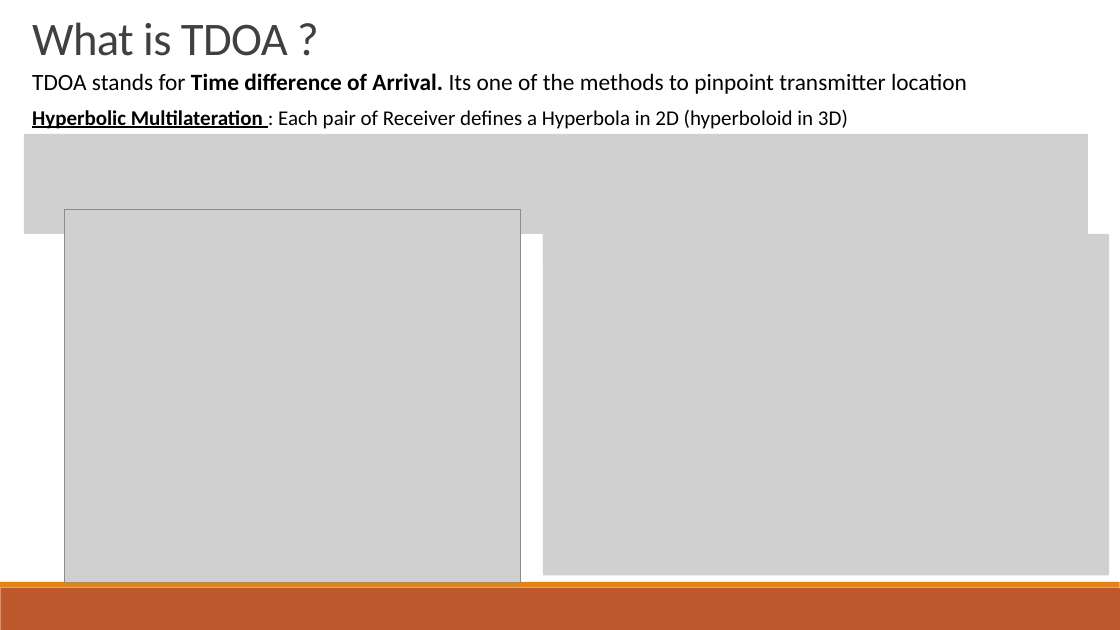
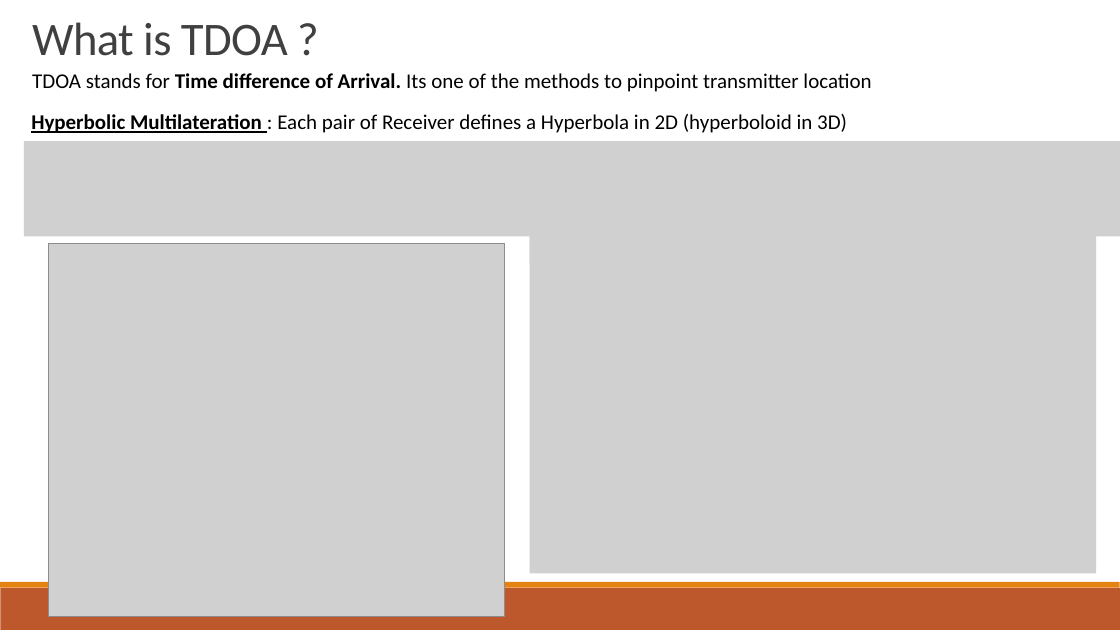
Before and after one commit to DivyanshDiplo/TDOA-analysis-BTP, a slide deck: slide 3 of Localization of Transmitter using TDOA analysis.pptx. Drawn at 1120x630 pixels with LibreOffice and Linux fonts; fonts in the diff are those of the drawing; grey boxes stand for pictures. Boxes give left, top, right and bottom in pixels: in the first picture for what was removed or moved away, otherwise in the second. Text is boxed around its words. In the diff, an @@ line names an element or a change of style, - is before the commit and + after.

```diff
--- a/Localization of Transmitter using TDOA analysis.pptx
+++ b/Localization of Transmitter using TDOA analysis.pptx
@@ text "TDOA stands for Time difference ..." at (x1=32, y1=73, x2=871, y2=92): size 20 to 18 pt @@
@@ text "Hyperbolic Multilateration : Each pair ..." moved from (x1=32, y1=110, x2=848, y2=129) to (x1=31, y1=114, x2=847, y2=133) @@
@@ picture resized from (x1=24, y1=134, x2=1088, y2=234) to (x1=24, y1=141, x2=1120, y2=237) @@
@@ picture moved from (x1=543, y1=234, x2=1109, y2=576) to (x1=530, y1=232, x2=1096, y2=574) @@
@@ picture resized from (x1=543, y1=214, x2=712, y2=268) to (x1=530, y1=215, x2=698, y2=264) @@
@@ picture moved from (x1=65, y1=210, x2=521, y2=583) to (x1=49, y1=244, x2=505, y2=617) @@
```
Also in this commit, not shown: 2 other slides changed, 2 slides added, 2 other files.
